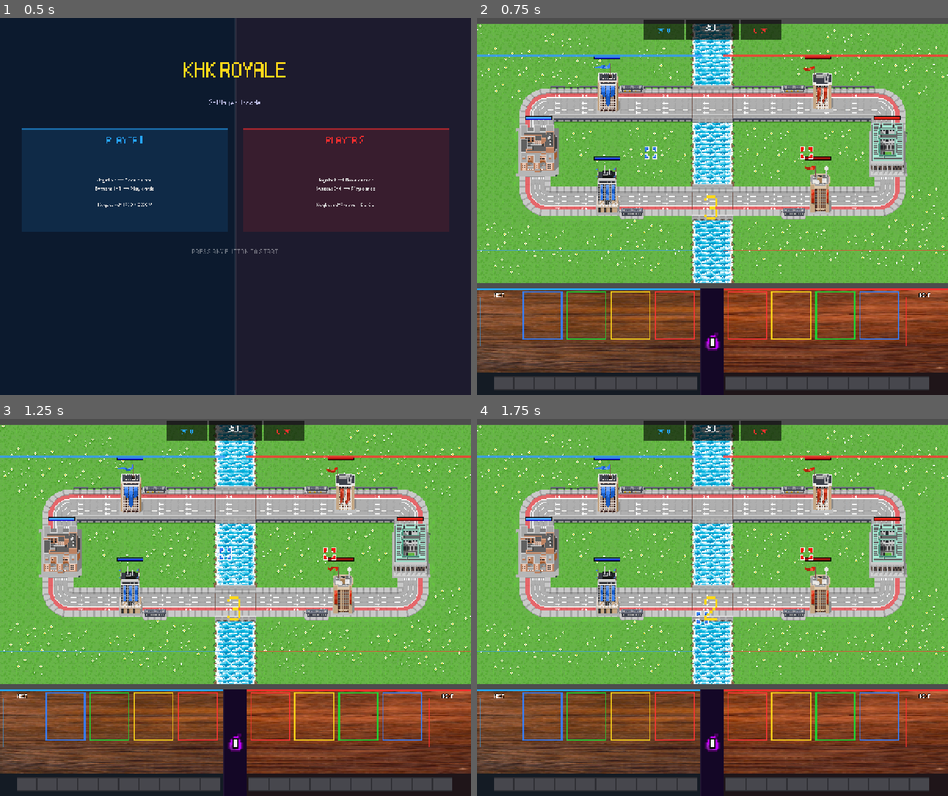
Above: before the commit, frames 1-4 (two rows, left to right).
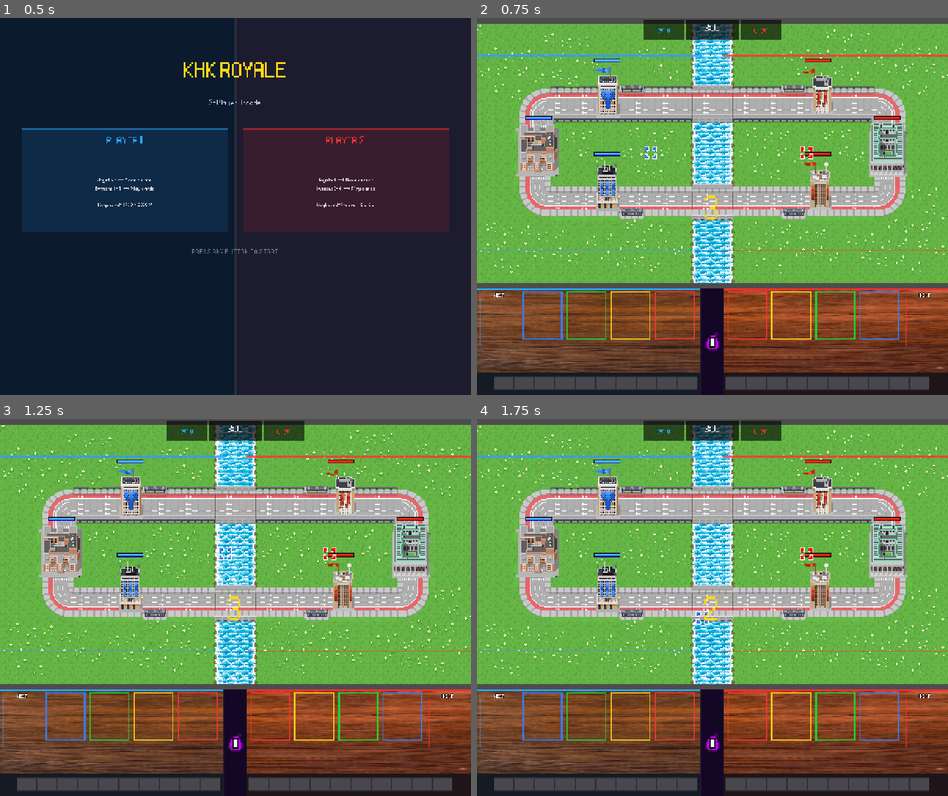
Above: after the commit, the same moments.

Repository: michaelcortese/khk-expo-2026
Game: Godot game, scene res://main_menu.tscn
The game is run twice, just before and just after one commit, with the same random seed, the same clock (stepped at 60 frames per second) and the same inputs.
Inputs:
- Up to frame 1 (0.5 s): no input
- Up to frame 2 (0.75 s): tap Enter at 0.5 s; hold D from 0.53 s (still down); tap Z at 0.6 s
- Up to frame 3 (1.25 s): keep holding D
- Up to frame 4 (1.75 s): release D at 1.28 s; hold S from 1.28 s (still down); tap X at 1.35 s

Frame 1 is identical in both runs. In frame 2, 2.0% of the frame differs, in the area x 24-76%, y 10-53%; in frame 3, 1.9%; in frame 4, 2.0%.

Commit message:
final touches

Diff:
--- a/game.tscn
+++ b/game.tscn
@@ -13,16 +13,16 @@
 position = Vector2(51, 240)
 
 [node name="Princess_Tower1_P1" parent="." unique_id=957856165 instance=ExtResource("2_e2o6t")]
-position = Vector2(220, 90)
+position = Vector2(220, 98)
 
 [node name="Princess_Tower2_P1" parent="." unique_id=1908782305 instance=ExtResource("2_e2o6t")]
-position = Vector2(220, 339)
+position = Vector2(220, 329)
 
 [node name="King_Tower_P2" parent="." unique_id=768260525 instance=ExtResource("2_e2o6t")]
 position = Vector2(912, 240)
 
 [node name="Princess_Tower1_P2" parent="." unique_id=321096686 instance=ExtResource("2_e2o6t")]
-position = Vector2(740, 90)
+position = Vector2(740, 98)
 
 [node name="Princess_Tower2_P2" parent="." unique_id=1541098631 instance=ExtResource("2_e2o6t")]
-position = Vector2(740, 339)
+position = Vector2(740, 329)
